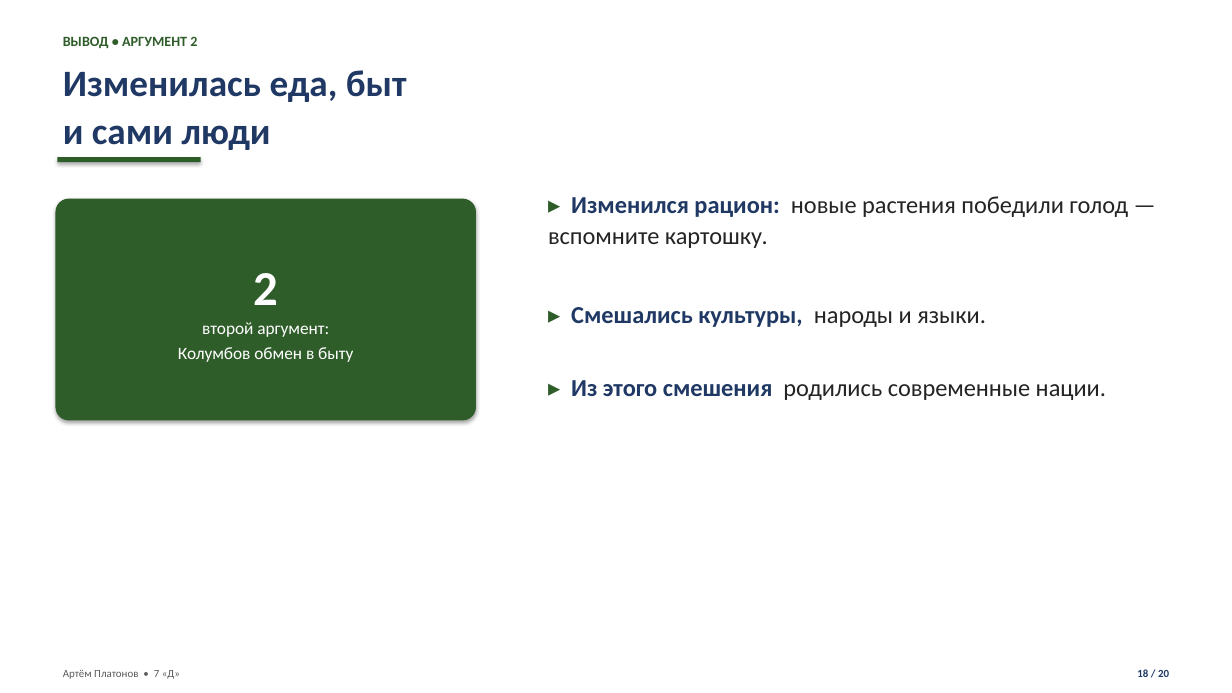
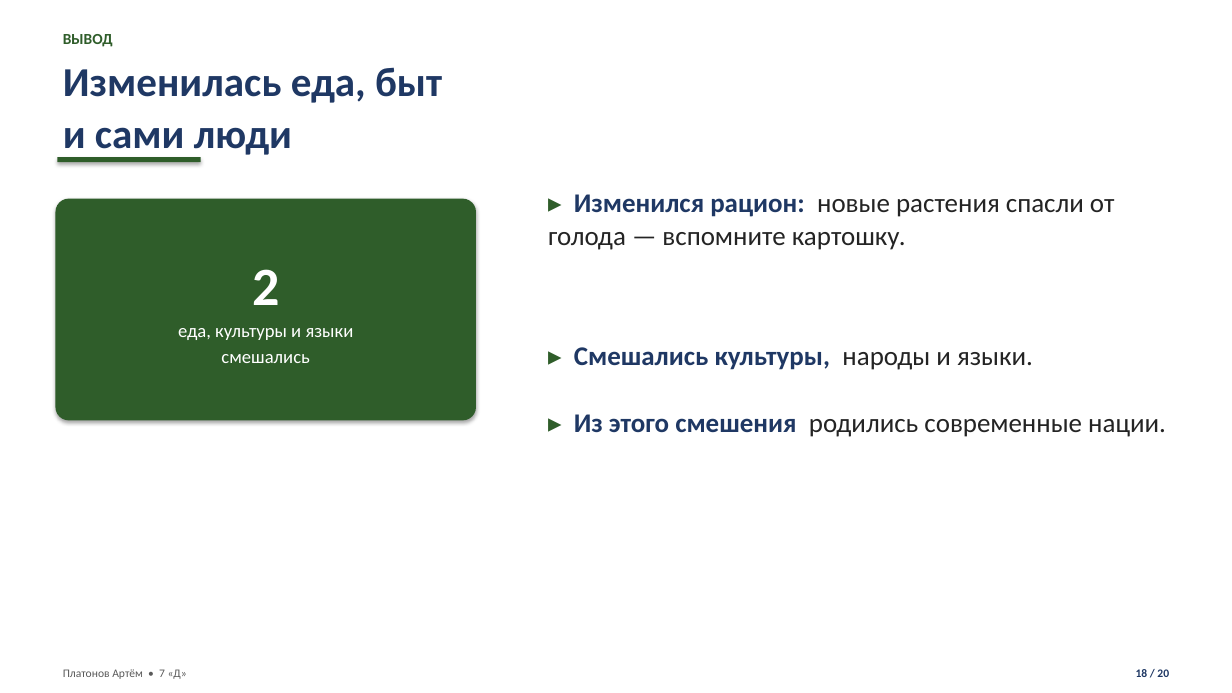
Before and after one commit to Artins200/slide, a slide deck: slide 18 of Великие_географические_открытия_Платонов_Артём_7Д.pptx. Drawn at 1232x693 pixels with LibreOffice and Linux fonts; fonts in the diff are those of the drawing; background and template pictures are left out. Boxes give left, top, right and bottom in pixels: in the first picture for what was removed or moved away, otherwise in the second. Text is boxed around its words. In the diff, an @@ line names an element or a change of style, - is before the commit and + after.

```diff
--- a/Великие_географические_открытия_Платонов_Артём_7Д.pptx
+++ b/Великие_географические_открытия_Платонов_Артём_7Д.pptx
@@ text "Изменилась еда, быт и сами ..." at <box>63,67,442,158</box>: size 29 to 32 pt; line spacing 1.08 to 1.05 @@
@@ text at <box>63,34,113,47</box>: text changed; size 11 to 12 pt @@
-ВЫВОД • АРГУМЕНТ 2
+ВЫВОД
@@ text at <box>548,194,1114,250</box>: text changed; size 19 to 21 pt @@
-▸ Изменился рацион: новые растения победили голод — вспомните картошку.
+▸ Изменился рацион: новые растения спасли от голода — вспомните картошку.
@@ text in rounded rectangle at <box>252,269,279,305</box>: size 38 to 42 pt in "2" @@
@@ text in rounded rectangle at <box>178,328,354,363</box>: text changed; size 13.5 to 14.5 pt @@
-второй аргумент:
-Колумбов обмен в быту
+еда, культуры и языки
+смешались
@@ text "▸ Смешались культуры, народы и ..." at <box>574,347,1033,370</box>: size 19 to 21 pt; line spacing 1.07 to 1.04 @@
@@ text "▸ Смешались культуры, народы и ...": place and size @@
-text "▸ Смешались культуры, народы и ..." at <box>571,307,986,327</box>
+text "▸ Смешались культуры, народы и ..." at <box>574,347,1033,370</box>
@@ text "▸ Из этого смешения родились ...": place and size @@
-text "▸ Из этого смешения родились ..." at <box>571,380,1106,400</box>
+text "▸ Из этого смешения родились ..." at <box>574,414,1166,437</box>
@@ text "▸ Из этого смешения родились ..." at <box>574,414,1166,437</box>: size 19 to 21 pt; line spacing 1.07 to 1.04 @@
@@ text at <box>63,669,187,679</box>: text changed; size 8.5 to 9 pt @@
-Артём Платонов • 7 «Д»
+Платонов Артём • 7 «Д»
@@ text "18 / 20" at <box>1136,669,1169,677</box>: size 8.5 to 9 pt; line spacing 1.08 to 1.05 @@
```
Also in this commit, not shown: 15 other slides changed, 4 slides added, 4 slides removed, 2 other files.
